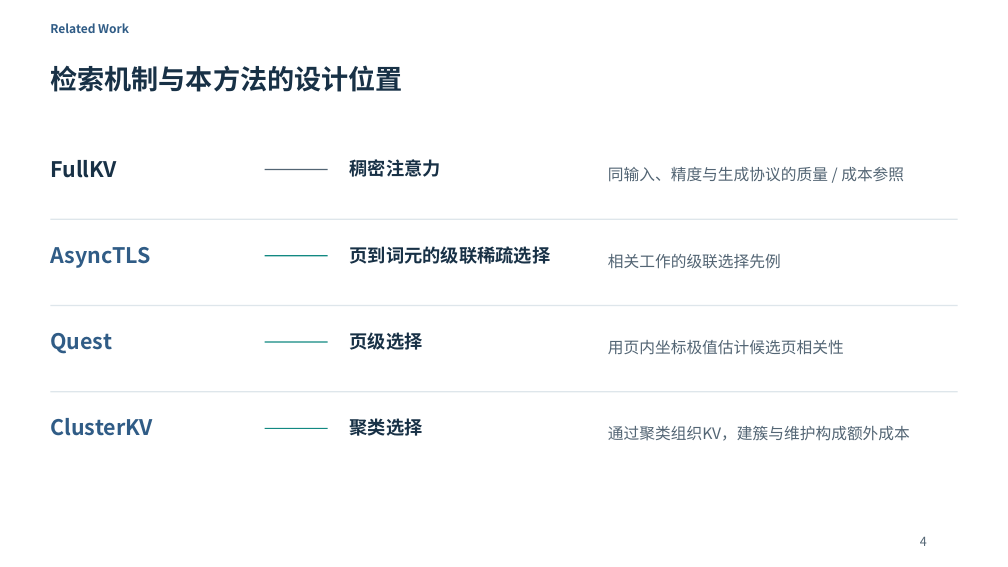
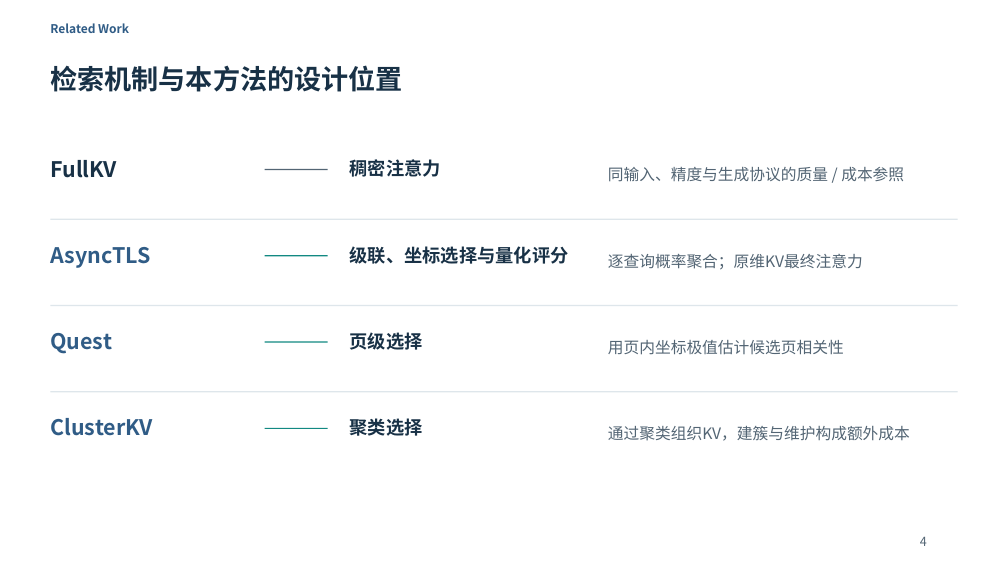
Before and after one commit to Chosen-David/two-level-attention, a slide deck: slide 4 of agent_doc/advice/dac_manuscript/presentation/TwoLevel_UserEdited_20261014.pptx. Drawn at 1008x567 pixels with LibreOffice and Linux fonts; fonts in the diff are those of the drawing. Boxes give left, top, right and bottom in pixels: in the first picture for what was removed or moved away, otherwise in the second. Text is boxed around its words. In the diff, an @@ line names an element or a change of style, - is before the commit and + after.

```diff
--- a/agent_doc/advice/dac_manuscript/presentation/TwoLevel_UserEdited_20261014.pptx
+++ b/agent_doc/advice/dac_manuscript/presentation/TwoLevel_UserEdited_20261014.pptx
@@ text at box(350, 246, 569, 264): text changed @@
-页到词元的级联稀疏选择
+级联、坐标选择与量化评分
@@ text at box(608, 254, 863, 270): text changed @@
-相关工作的级联选择先例
+逐查询概率聚合；原维KV最终注意力
```
Also in this commit, not shown: 4 other slides changed, 17 other files.
